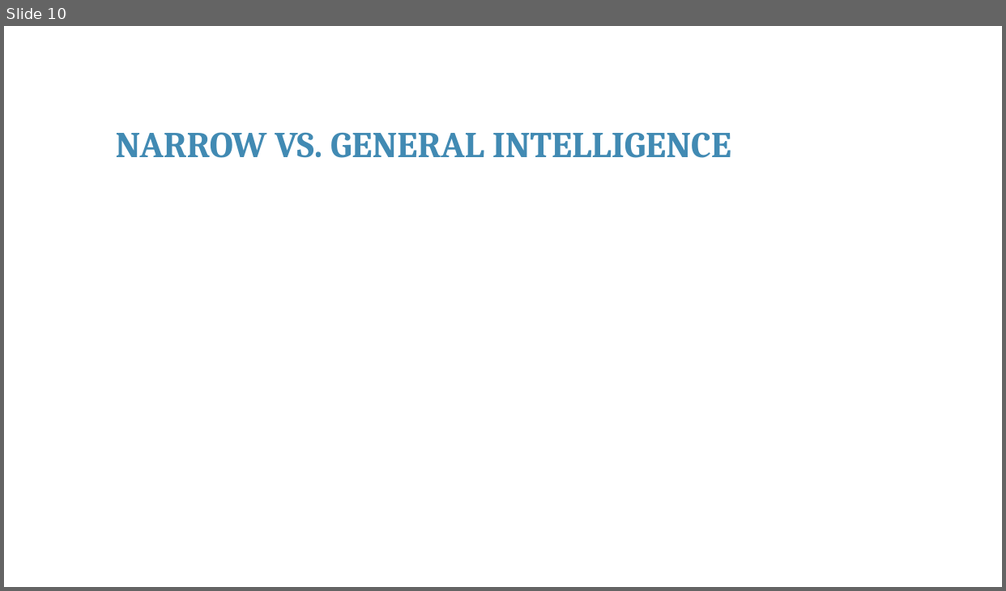
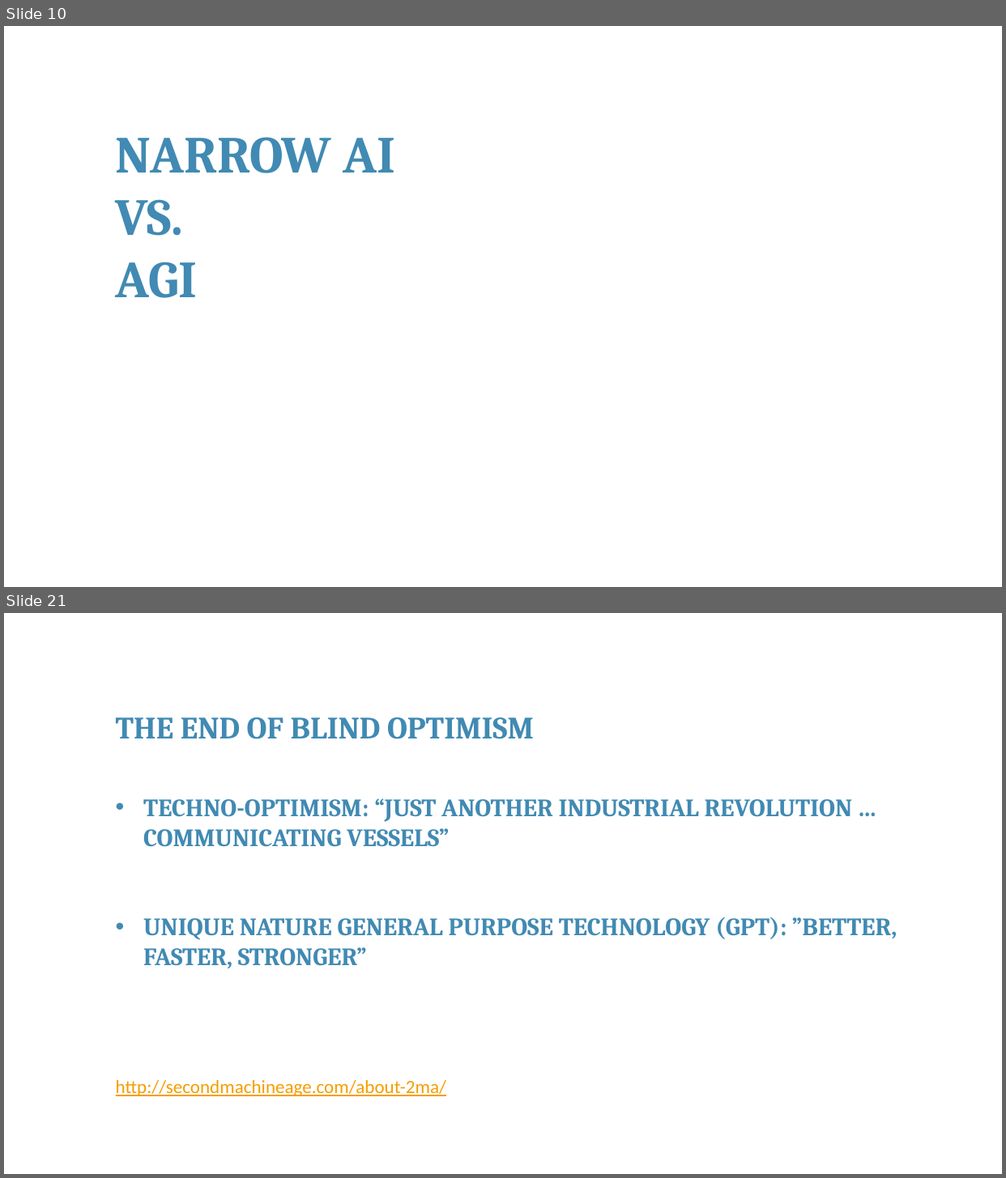
Before and after one commit to franckalbinet/itu-eaco-zanzibar-12-2018, a slide deck: presentations/session-9-open-issues-in-ai.pptx. Shown one above the other, each under a label of ours: slide 10 before the commit, slides 10 and 21 after it; the slides between them are not shown. The pictures are 1006x591 and 1006x1178 pixels, drawn with LibreOffice and Linux fonts; fonts in the diff are those of the drawing; background and template pictures are left out. Boxes give left, top, right and bottom in pixels: in the first picture for what was removed or moved away, otherwise in the second. Text is boxed around its words. In the diff, an @@ line names an element or a change of style, - is before the commit and + after.

```diff
--- a/presentations/session-9-open-issues-in-ai.pptx
+++ b/presentations/session-9-open-issues-in-ai.pptx
@@ slide 21 added at box(4, 613, 1002, 1174), background #FFFFFF @@
@@ text added at box(116, 717, 534, 739), 30 pt, text #418AB3, bold @@
+THE END OF BLIND OPTIMISM
@@ text added at box(143, 798, 897, 969), 24 pt, text #418AB3, bold @@
+• TECHNO-OPTIMISM: “JUST ANOTHER INDUSTRIAL REVOLUTION …
+  COMMUNICATING VESSELS”
+• UNIQUE NATURE GENERAL PURPOSE TECHNOLOGY (GPT): ”BETTER, FASTER, STRONGER”
@@ text added at box(116, 1080, 446, 1097), 18 pt, text #F59E00, underline @@
+http://secondmachineage.com/about-2ma/
@@ slide 10 changed as well @@
@@ text at box(116, 137, 396, 298): text changed; size 35 to 50 pt @@
-NARROW VS. GENERAL INTELLIGENCE
+NARROW AI
+VS.
+AGI
```
Also in this commit, not shown: 3 other slides changed, 13 other slides added, 6 slides removed, 1 other file.
